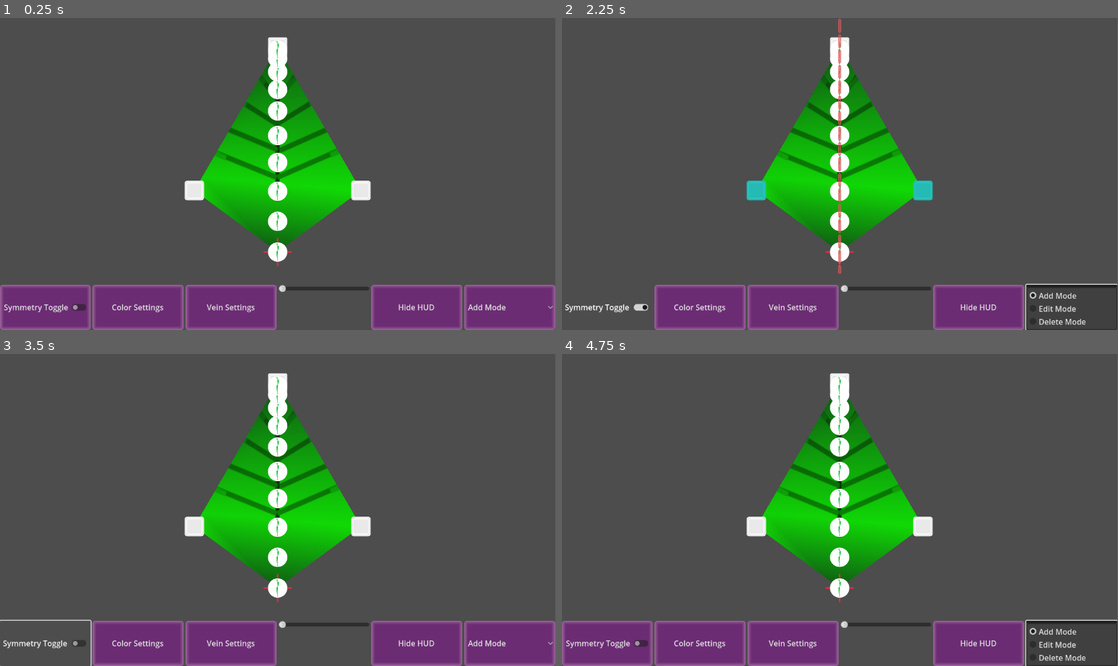
Above: before the commit, frames 1-4 (two rows, left to right).
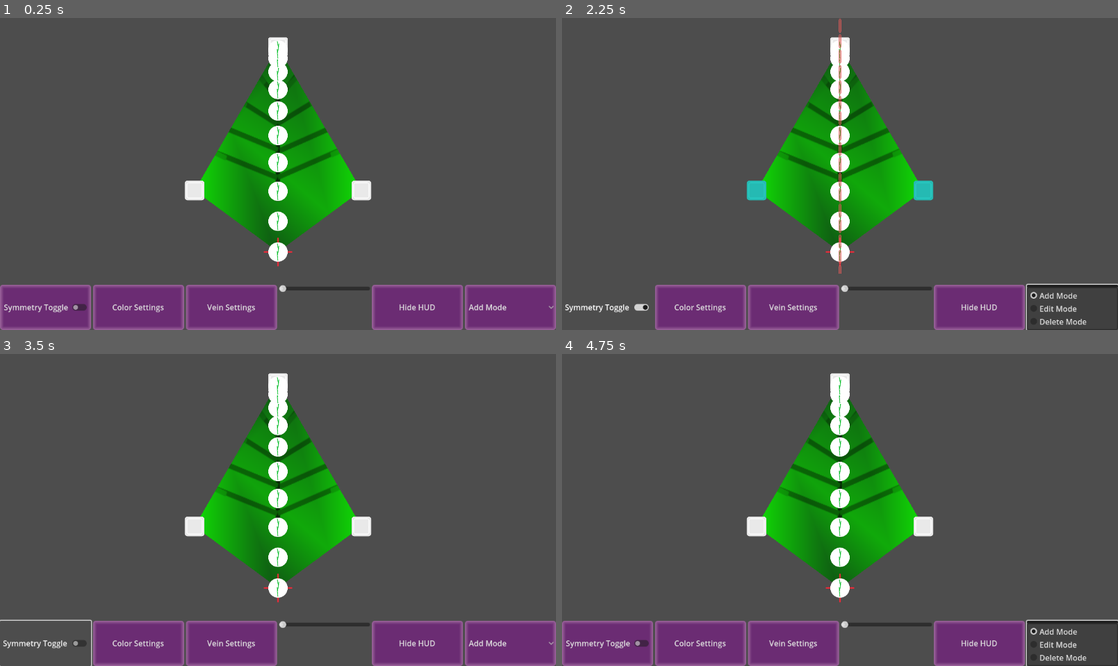
Above: after the commit, the same moments.

Repository: LettucePie/persephone
Game: Godot game, scene res://design/leafmaker.tscn
Same seed, same stepped clock (60 frames per second), same inputs: the game is played once before the commit and once after it.
Inputs:
- Up to frame 1 (0.25 s): no input
- Up to frame 2 (2.25 s): click "Symmetry Toggle" at 0.5 s; click "Hide HUD" at 1.25 s; click "Add Mode" at 2 s
- Up to frame 3 (3.5 s): click "Symmetry Toggle" at 2.75 s
- Up to frame 4 (4.75 s): click "Hide HUD" at 3.5 s; click "Add Mode" at 4.25 s
In our replay, the window is 799x449 before the commit and 800x449 after it. These sizes can differ from the game's own. Grey fills any space a smaller window leaves; there, only what the larger window draws over its background counts as a difference.

The runs differ from the first frame. In frame 1, 4.6% of the frame differs, in the area x 12-100%, y 6-100%; in frame 2, 5.0%, in the area x 12-100%, y 0-100%; in frame 3, 4.6%; in frame 4, 4.8%.

Commit message:
Switching over to Grid Detection for mapping veins ...
Plan is to create a grid of valid points to use for pathfinding.
Player can set Leaf Point Nodes to be vein targets, then pathfinding will reach them safely from origin.
Going to use an Area2D with a Polygon Shape of the Leaf Point Nodes.
This won't include the curves, but should provide enough shape for pathfinding.

Diff:
--- /dev/null
+++ b/design/leaf_area.gd
@@ -0,0 +1,14 @@
+extends Area2D
+
+var occupants = []
+var positions : PackedVector2Array = []
+
+
+func _on_body_entered(body):
+	if !occupants.has(body):
+		occupants.append(body)
+
+
+func _on_body_exited(body):
+	if occupants.has(body):
+		occupants.erase(body)
--- a/design/leafmaker.tscn
+++ b/design/leafmaker.tscn
@@ -7,6 +7,7 @@
 [ext_resource type="Script" path="res://design/leafmaker_ui.gd" id="5"]
 [ext_resource type="Texture2D" uid="uid://dpku2yu6uoroy" path="res://design/temp_vein_icon.png" id="5_rh8kf"]
 [ext_resource type="Theme" uid="uid://buu3fgon4752m" path="res://design/designer_tools_theme.tres" id="7"]
+[ext_resource type="Script" path="res://design/leaf_area.gd" id="7_5xsp6"]
 [ext_resource type="Texture2D" uid="uid://b1r6b1l3mdxc6" path="res://design/symmetry_dash_mini.png" id="8"]
 [ext_resource type="Texture2D" uid="uid://dfrapqr50au6w" path="res://design/leaf_texture.png" id="9"]
 
@@ -41,6 +42,14 @@
 position = Vector2(512, 450)
 scale = Vector2(0.3, 0.3)
 texture = ExtResource("4")
+
+[node name="Area2D" type="Area2D" parent="canvas"]
+collision_layer = 8
+collision_mask = 8
+input_pickable = false
+script = ExtResource("7_5xsp6")
+
+[node name="CollisionPolygon2D" type="CollisionPolygon2D" parent="canvas/Area2D"]
 
 [node name="ui" type="Control" parent="."]
 layout_mode = 3
@@ -142,6 +151,8 @@
 size_flags_vertical = 3
 
 [connection signal="ready" from="canvas" to="." method="_on_canvas_ready"]
+[connection signal="body_entered" from="canvas/Area2D" to="canvas/Area2D" method="_on_body_entered"]
+[connection signal="body_exited" from="canvas/Area2D" to="canvas/Area2D" method="_on_body_exited"]
 [connection signal="ready" from="ui" to="." method="_on_ui_ready"]
 [connection signal="resized" from="ui" to="canvas" method="_on_ui_resized"]
 [connection signal="symmetry" from="ui" to="canvas" method="_on_ui_symmetry"]
--- a/design/leafmaker_canvas.gd
+++ b/design/leafmaker_canvas.gd
@@ -6,6 +6,8 @@
 @export var leaf_gradient_default: Gradient
 @export var leaf_texture_default: Texture2D
 @export var vein_texture : Texture2D
+#@export var grid_size : float = 10.0
+@export var grid_density : int = 12
 @export var in_tangent_height : float = 0.75
 @export var out_tangent_height : float = 0.75
 @export var in_dir_force : float = 0.5
@@ -66,6 +68,8 @@
 var current_mode = Mode.ADD_MODE
 var symmetry_mode : bool = false
 var screen_size : Vector2
+var detection_grid_ready : bool = false
+var detection_grid : Array = []
 var screen_pressed : bool = false
 var selected_point : LeafPoint
 var leaf_points : Array = []
@@ -89,6 +93,7 @@
 	add_point(leaf_origin.position, -1, false)
 	print("Building Rest of the Leaf")
 	starting_leaf()
+	build_detection_grid()
 
 
 func _input(event):
@@ -215,6 +220,22 @@
 	add_point(top_point, -1, false)
 	add_point(right_point, -1, false)
 	add_point(leaf_origin.position, -1, false)
+
+
+func build_detection_grid():
+#	var x_mod = grid_size * screen_size.aspect()
+#	var y_mod = grid_size
+#	var mod_vec = Vector2(x_mod, y_mod)
+#	print(mod_vec)
+	var x_div = screen_size.x / grid_density
+	var y_div = leaf_origin.position.y / grid_density
+	var pos_array : PackedVector2Array = []
+	for y_pos in range(1, grid_density - 1):
+		for x_pos in range(1, grid_density - 1):
+			pos_array.append(Vector2(x_pos * x_div, y_pos * y_div))
+	print(pos_array.size())
+	for i in clamp(pos_array.size(), 80, 120):
+		print("GridPoint: ", i, " = ", pos_array[i])
 
 
 func _on_table_gui_input(event):
@@ -339,9 +360,10 @@
 	var new_point = LeafPoint.new(leaf_point_node, false, curve_index, false, null)
 	leaf_points.insert(curve_index, new_point)
 	update_leaf_point_indeces(curve_index)
-	map_leaf_veins()
 #	update_round_neighbors(new_point)
 	update_leaf_visual(true)
+	update_leaf_shape()
+	map_leaf_veins()
 	if symmetry_mode:
 		if !sym_pair:
 			print("Add in sym pair coords")
@@ -359,9 +381,11 @@
 		leaf_curve.remove_point(leaf_point.curve_index)
 		leaf_points.remove_at(leaf_point.curve_index)
 		leaf_point.queue_free()
-		update_leaf_visual(true)
 		update_leaf_point_indeces(previous_index)
 		update_round_neighbors(leaf_points[previous_index])
+		update_leaf_visual(true)
+		update_leaf_shape()
+		map_leaf_veins()
 
 
 func update_leaf_point_indeces(range_start : int):
@@ -510,8 +534,9 @@
 			leafpoint.visual_node.position.x = leaf_origin.position.x
 	leaf_curve.set_point_position(leafpoint.curve_index, leafpoint.visual_node.position)
 	update_round_neighbors(leafpoint)
+	update_leaf_visual(true)
+	update_leaf_shape()
 	map_leaf_veins()
-	update_leaf_visual(true)
 
 
 func set_point_position(leafpoint, pos):
@@ -595,6 +620,16 @@
 		print("Leaf has too few points")
 
 
+func update_leaf_shape():
+	var simple_points : PackedVector2Array = []
+	simple_points.append(leaf_origin.position)
+	for lp in leaf_points:
+		var pos = lp.visual_node.position
+		if pos != leaf_origin.position:
+			simple_points.append(pos)
+	$Area2D/CollisionPolygon2D.set_polygon(simple_points)
+
+
 func draw_leaf_shape(points : PackedVector2Array):
 #	print("Setting Leaf Shape")
 	leaf_poly.set_polygon(points)
--- a/project.godot
+++ b/project.godot
@@ -17,6 +17,7 @@
 
 [display]
 
+window/size/viewport_width=1154
 window/handheld/orientation=1
 
 [gui]
Not shown: 1 places in design/leafmaker.tscn that only renumber resources
